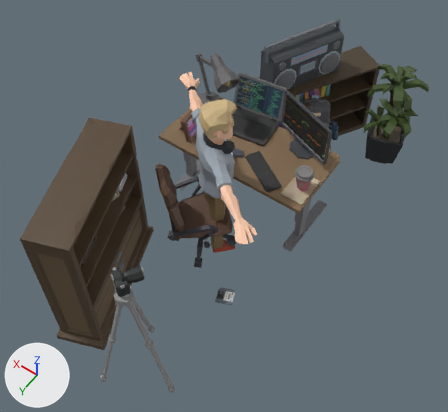
The glTF model models/Chel/chel.glb, before and after one commit.
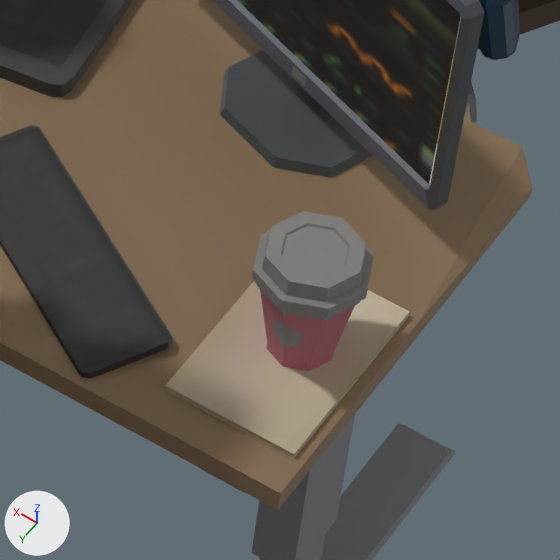
Each version appears first whole from a 50 mm lens placed at (-2.201, 3.243, 5.171), pointed at (-0.13, 0.345, 0.616), and next in a close-up on the part from 57% to 77% of the width and 32% to 54% of the height. Lighting does not change. The marker at lower left points along +X, +Y and +Z. Where no turn or scale is listed for an object, it has been applied to the vertices.

In view in the first close-up: 'Backpack', 'Cup', 'Desk', 'Diploma', 'Keyboard', 'Laptop', 'Monitor', 'Shelf2'.
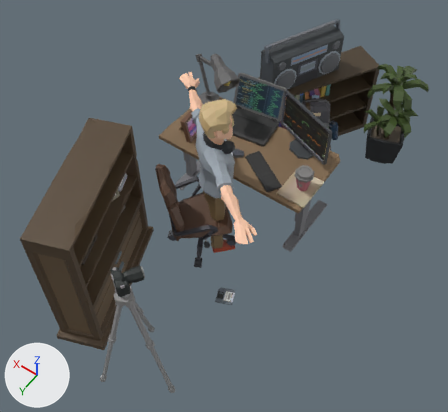
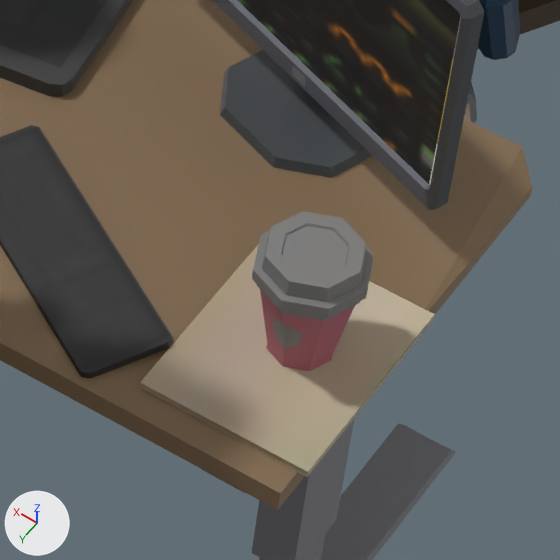
Where the change shows, as pixel boxes [x1, y1, x2, y2] in the close-ups (560 x 560 px):
'Diploma', rescaled: before [165, 282, 410, 459]; after [140, 244, 435, 477]

The change, as a list of edits to the scene's bpy script:
```text
Change ob_diploma:
    ob_diploma.scale: (1.0, 1.0, 1.0) -> (1.3, 1.0, 1.1)
```
